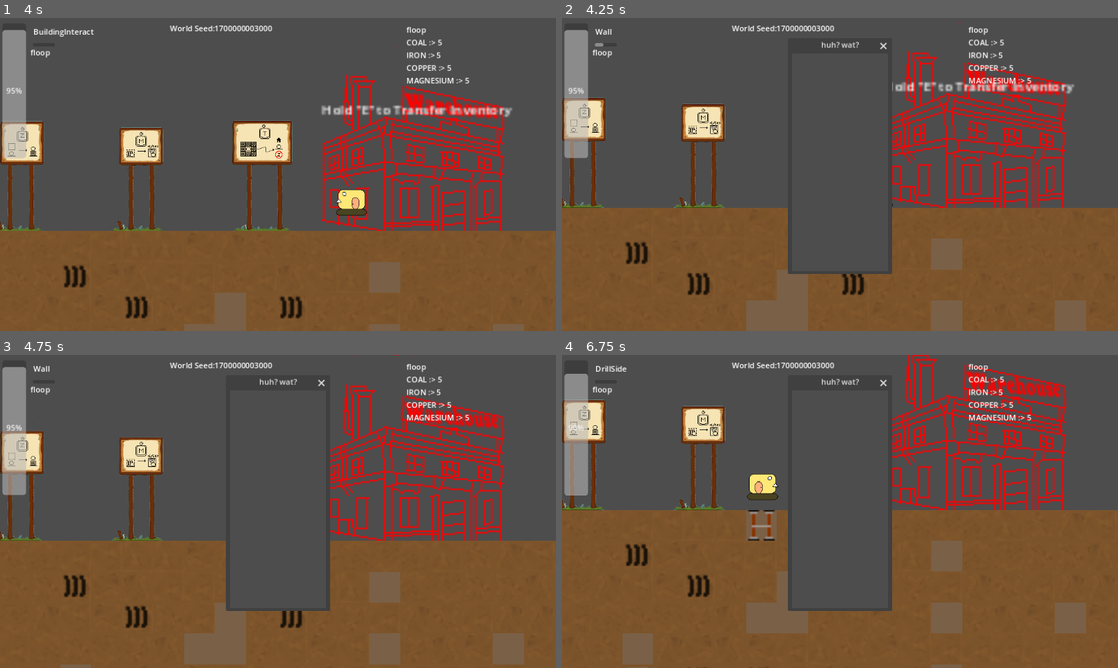
Above: before the commit, frames 1-4 (two rows, left to right).
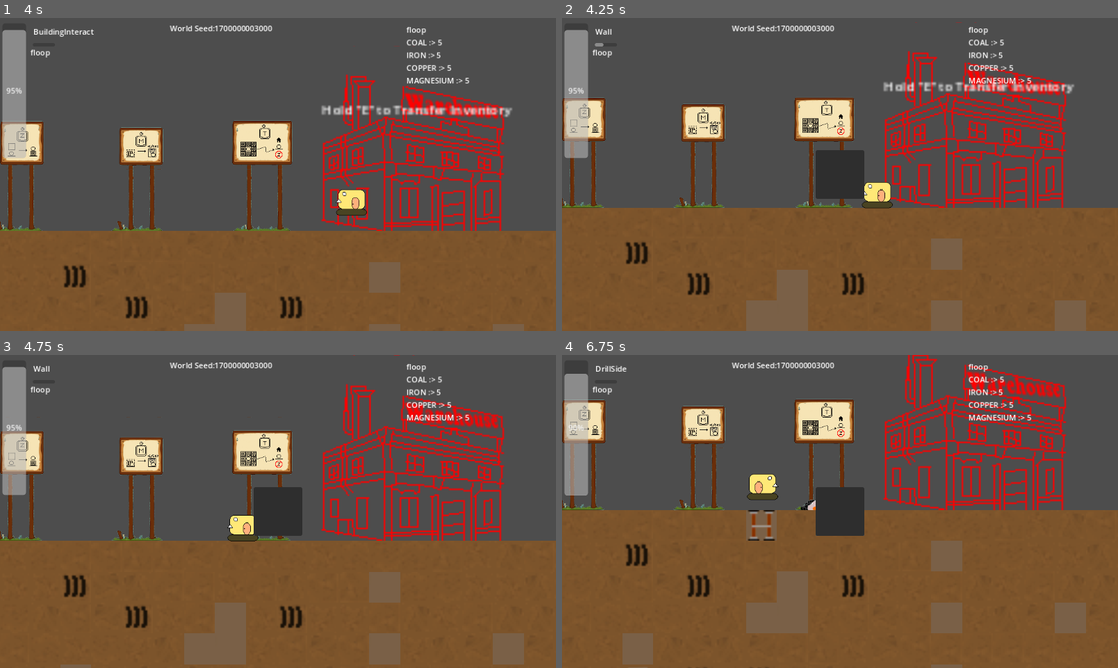
Above: after the commit, the same moments.

Repository: TrakeMuldoon/GodotMineTower
Game: Godot game, scene res://World/world.tscn
Two runs of this game, one before a commit and one after it. Both use one fixed random seed, a clock stepped at 60 frames per second and the inputs below.
Inputs:
- Up to frame 1 (4 s): hold D (go_right) 0.53-1.28 s; tap X (Mark) at 0.6 s; hold S (go_down) 1.28-2.03 s; tap M (Mine) at 1.35 s; hold D (go_right) 2.03-2.78 s; hold T (Return) 2.03-2.78 s; hold Up (go_up) 2.78-3.53 s; tap E (UseBuilding) at 2.85 s; hold A (go_left) from 3.53 s (still down); hold Z (Wall) from 3.53 s (still down)
- Up to frame 2 (4.25 s): keep holding A (go_left); keep holding Z (Wall); tap Y (Inventory) at 4.15 s
- Up to frame 3 (4.75 s): keep holding A (go_left); release Z (Wall) at 4.28 s; tap X (Mark) at 4.35 s
- Up to frame 4 (6.75 s): tap V (RingOfDebug) at 4.9 s; release A (go_left) at 5.03 s; hold S (go_down) 5.03-5.78 s; hold M (Mine) 5.03-5.78 s; hold D (go_right) 5.78-6.53 s; tap T (Return) at 5.85 s; hold Up (go_up) from 6.53 s (still down); hold E (UseBuilding) from 6.53 s (still down)

Frame 1 is identical in both runs. In frame 2, 7.7% of the frame differs, in the area x 40-60%, y 7-82%; in frame 3, 7.9%; in frame 4, 8.8%.

Commit message:
Add popup Inventory Panel

Diff:
--- a/Characters/tank_character.gd
+++ b/Characters/tank_character.gd
@@ -105,14 +105,21 @@
 
 	character_moved.emit(position)
 
+var i_panel = null
 func ShowPlayerInventory():
-	var my_popup = Popup.new()
-	my_popup.title = "huh? wat?"
-	my_popup.unresizable = false
-	my_popup.size = Vector2i(200, 500)
-	my_popup.borderless = false
-	add_child(my_popup)
-	my_popup.popup_centered()
+	if i_panel != null:
+		return
+
+	i_panel = Inventory_Panel.new()
+	add_child(i_panel)
+	i_panel.popup_centered()
+	i_panel.show()
+	i_panel.connect("close_requested", Clear_I_Panel)
+	i_panel.connect("popup_hide", Clear_I_Panel)
+
+func Clear_I_Panel():
+	i_panel.queue_free()
+	i_panel = null
 
 func Jump():
 	if fuel < fuel_decrease:
@@ -192,7 +199,6 @@
 
 func DropMyInventoryIntoPiles(drop_pos):
 	var inventory = Globals.TANK_INVENTORY.clear_inventory()
-
 	DropInventoryIntoPiles(inventory, drop_pos)
 	$MovingNotifier.EnqueueMessage("Inventory Dropped")
 
--- a/TileSets/DebugTileset.tres
+++ /dev/null
@@ -1,49 +0,0 @@
-[gd_resource type="TileSet" load_steps=3 format=3 uid="uid://d3emvo4ny87rb"]
-
-[ext_resource type="Texture2D" uid="uid://c8xojlijn3ath" path="res://assets/TestTileset.png" id="1_dapea"]
-
-[sub_resource type="TileSetAtlasSource" id="TileSetAtlasSource_25kwt"]
-texture = ExtResource("1_dapea")
-0:0/0 = 0
-0:0/0/physics_layer_0/linear_velocity = Vector2(0, 0)
-0:0/0/physics_layer_0/angular_velocity = 0.0
-1:0/0 = 0
-1:0/0/physics_layer_0/linear_velocity = Vector2(0, 0)
-1:0/0/physics_layer_0/angular_velocity = 0.0
-2:0/0 = 0
-2:0/0/physics_layer_0/linear_velocity = Vector2(0, 0)
-2:0/0/physics_layer_0/angular_velocity = 0.0
-3:0/0 = 0
-3:0/0/physics_layer_0/linear_velocity = Vector2(0, 0)
-3:0/0/physics_layer_0/angular_velocity = 0.0
-0:1/0 = 0
-0:1/0/physics_layer_0/linear_velocity = Vector2(0, 0)
-0:1/0/physics_layer_0/angular_velocity = 0.0
-1:1/0 = 0
-1:1/0/physics_layer_0/linear_velocity = Vector2(0, 0)
-1:1/0/physics_layer_0/angular_velocity = 0.0
-2:1/0 = 0
-2:1/0/physics_layer_0/linear_velocity = Vector2(0, 0)
-2:1/0/physics_layer_0/angular_velocity = 0.0
-3:1/0 = 0
-3:1/0/physics_layer_0/linear_velocity = Vector2(0, 0)
-3:1/0/physics_layer_0/angular_velocity = 0.0
-0:2/0 = 0
-0:2/0/physics_layer_0/linear_velocity = Vector2(0, 0)
-0:2/0/physics_layer_0/angular_velocity = 0.0
-1:2/0 = 0
-1:2/0/physics_layer_0/linear_velocity = Vector2(0, 0)
-1:2/0/physics_layer_0/angular_velocity = 0.0
-2:2/0 = 0
-2:2/0/physics_layer_0/linear_velocity = Vector2(0, 0)
-2:2/0/physics_layer_0/angular_velocity = 0.0
-3:2/0 = 0
-3:2/0/physics_layer_0/linear_velocity = Vector2(0, 0)
-3:2/0/physics_layer_0/angular_velocity = 0.0
-4:2/0 = 0
-4:2/0/physics_layer_0/linear_velocity = Vector2(0, 0)
-4:2/0/physics_layer_0/angular_velocity = 0.0
-
-[resource]
-physics_layer_0/collision_layer = 1
-sources/0 = SubResource("TileSetAtlasSource_25kwt")
--- /dev/null
+++ b/inventory_panel.gd
@@ -0,0 +1,25 @@
+class_name Inventory_Panel extends PopupPanel
+
+# Called when the node enters the scene tree for the first time.
+func _ready():
+	var Grid = GridContainer.new()
+	Grid.columns = 2
+	add_child(Grid)
+
+	var inv_ores = Globals.TANK_INVENTORY.ores_held
+	for ore in inv_ores:
+		var orename = Label.new()
+		orename.text = ore
+		var orenum = Label.new()
+		orenum.text = str(inv_ores[ore])
+		Grid.add_child(orename)
+		Grid.add_child(orenum)
+
+
+# Called every frame. 'delta' is the elapsed time since the previous frame.
+func _process(delta):
+	pass
+
+
+func _on_popup_hide():
+	pass # Replace with function body.
--- /dev/null
+++ b/inventory_panel.tscn
@@ -0,0 +1,9 @@
+[gd_scene load_steps=2 format=3 uid="uid://cuh2kycwsfvl8"]
+
+[ext_resource type="Script" path="res://inventory_panel.gd" id="1_elvym"]
+
+[node name="InventoryPanel" type="PopupPanel"]
+visible = true
+borderless = false
+extend_to_title = true
+script = ExtResource("1_elvym")
Not shown, changed: TODO.txt
